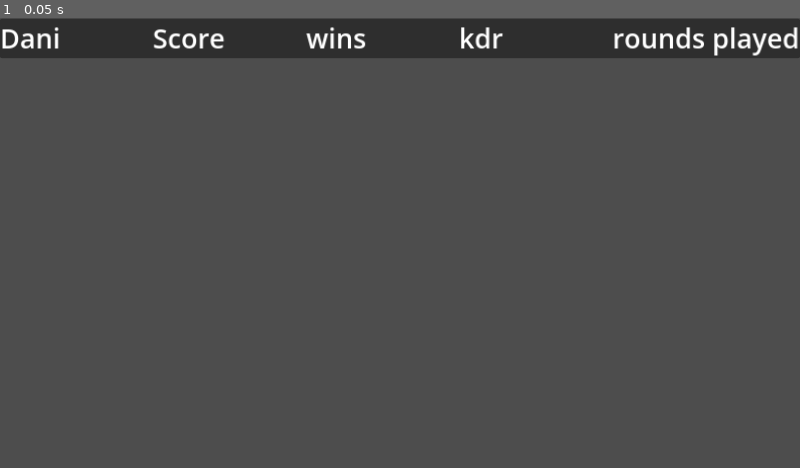
Above: before the commit, frame 1.
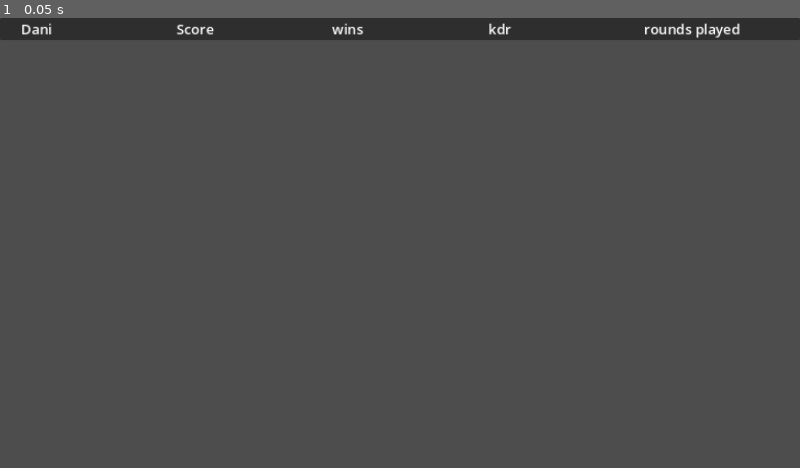
Above: after the commit, the same moment.

Repository: Deojee/project-sodalake
Game: Godot game, scene res://player_info_line.tscn
Two runs of this game, one before a commit and one after it. Both use one fixed random seed, a clock stepped at 60 frames per second and the inputs below. This scene is started directly instead of the project's main scene.
Inputs:
- Up to frame 1 (0.05 s): no input

The runs differ from the first frame. In frame 1, 4.7% of the frame differs, in the area x 0-100%, y 0-9%.

Commit message:
you can leave and join and create servers without restarting the application

Diff:
--- a/player_info_line.tscn
+++ b/player_info_line.tscn
@@ -3,7 +3,7 @@
 [ext_resource type="Script" path="res://player_info_line.gd" id="1_4bda0"]
 
 [sub_resource type="Theme" id="Theme_b5d2b"]
-default_font_size = 39
+default_font_size = 20
 HBoxContainer/constants/separation = 30
 
 [node name="PlayerInfoLine" type="Control"]
@@ -11,7 +11,7 @@
 anchors_preset = 15
 anchor_right = 1.0
 anchor_bottom = 1.0
-offset_bottom = -590.0
+offset_bottom = -616.0
 grow_horizontal = 2
 grow_vertical = 2
 size_flags_horizontal = 3
@@ -20,18 +20,18 @@
 
 [node name="PanelContainer" type="PanelContainer" parent="."]
 layout_mode = 1
-anchors_preset = 14
-anchor_top = 0.5
+anchors_preset = 15
 anchor_right = 1.0
-anchor_bottom = 0.5
-offset_top = -28.5
-offset_bottom = 28.5
+anchor_bottom = 1.0
 grow_horizontal = 2
 grow_vertical = 2
 
 [node name="HBoxContainer" type="HBoxContainer" parent="PanelContainer"]
 layout_mode = 2
 alignment = 1
+
+[node name="spacer" type="Control" parent="PanelContainer/HBoxContainer"]
+layout_mode = 2
 
 [node name="name" type="Label" parent="PanelContainer/HBoxContainer"]
 layout_mode = 2
@@ -58,3 +58,6 @@
 size_flags_horizontal = 3
 text = "rounds played
 "
+
+[node name="spacer2" type="Control" parent="PanelContainer/HBoxContainer"]
+layout_mode = 2
--- /dev/null
+++ b/scenes/pauseMenu.gd
@@ -0,0 +1,26 @@
+extends Control
+
+
+# Called when the node enters the scene tree for the first time.
+func _ready():
+	pass # Replace with function body.
+
+
+# Called every frame. 'delta' is the elapsed time since the previous frame.
+func _process(delta):
+
+	pass
+
+
+func _on_leave_lobby_pressed():
+
+	Globals.peer.close()
+
+	get_tree().change_scene_to_file("res://scenes/main_menu.tscn")
+
+	pass # Replace with function body.
+
+
+func _on_quit_game_pressed():
+	get_tree().quit()
+	pass # Replace with function body.
--- a/scenes/playerCamera.tscn
+++ b/scenes/playerCamera.tscn
@@ -1,8 +1,10 @@
-[gd_scene load_steps=4 format=3 uid="uid://cye1y4d8a5eio"]
+[gd_scene load_steps=6 format=3 uid="uid://cye1y4d8a5eio"]
 
 [ext_resource type="Script" path="res://scripts/Camera.gd" id="1_rdb27"]
 [ext_resource type="Script" path="res://scripts/DashCount.gd" id="2_w0uoa"]
 [ext_resource type="Texture2D" uid="uid://t5hdpblgtigt" path="res://textures/dashIcon.png" id="3_e1kwn"]
+[ext_resource type="PackedScene" uid="uid://cx2g7hae74hjh" path="res://player_info_line.tscn" id="4_fkiq2"]
+[ext_resource type="Script" path="res://scenes/pauseMenu.gd" id="4_hco2e"]
 
 [node name="Camera" type="Node2D"]
 script = ExtResource("1_rdb27")
@@ -97,24 +99,79 @@
 layout_mode = 2
 texture = ExtResource("3_e1kwn")
 
+[node name="pauseMenu" type="Control" parent="."]
+layout_mode = 3
+anchors_preset = 0
+offset_left = -752.0
+offset_top = -432.0
+offset_right = 875.0
+offset_bottom = 494.0
+script = ExtResource("4_hco2e")
+
+[node name="ColorRect" type="ColorRect" parent="pauseMenu"]
+layout_mode = 0
+offset_right = 1714.0
+offset_bottom = 979.0
+color = Color(0, 0, 0, 0.317647)
+
+[node name="Leave lobby" type="Button" parent="pauseMenu"]
+layout_mode = 0
+offset_left = 559.0
+offset_top = 185.0
+offset_right = 727.0
+offset_bottom = 223.0
+text = "Leave lobby"
+
+[node name="Quit game" type="Button" parent="pauseMenu"]
+layout_mode = 0
+offset_left = 806.0
+offset_top = 188.0
+offset_right = 974.0
+offset_bottom = 226.0
+text = "Quit"
+
 [node name="ScoreBoard" type="Control" parent="."]
 layout_mode = 3
 anchors_preset = 0
-offset_left = -229.0
-offset_top = -173.0
-offset_right = 233.0
-offset_bottom = 129.0
+offset_left = -288.0
+offset_top = -138.0
+offset_right = 362.0
+offset_bottom = 270.0
 
 [node name="ScoreBoardLabel" type="Label" parent="ScoreBoard"]
-offset_right = 205.0
-offset_bottom = 78.0
-text = "ScoreBoard:
-Player 1
-    KDR: 5.5 Wins: 6 losses:6"
+layout_mode = 0
+offset_left = 7.0
+offset_top = -46.0
+offset_right = 212.0
+offset_bottom = -20.0
+text = "ScoreBoard:"
 
-[node name="VBoxContainer" type="VBoxContainer" parent="ScoreBoard"]
-layout_mode = 0
-offset_right = 40.0
-offset_bottom = 40.0
+[node name="Panel" type="Panel" parent="ScoreBoard"]
+layout_mode = 1
+anchors_preset = 15
+anchor_right = 1.0
+anchor_bottom = 1.0
+grow_horizontal = 2
+grow_vertical = 2
+
+[node name="ScrollContainer" type="ScrollContainer" parent="ScoreBoard/Panel"]
+layout_mode = 1
+anchors_preset = 15
+anchor_right = 1.0
+anchor_bottom = 1.0
+grow_horizontal = 2
+grow_vertical = 2
+horizontal_scroll_mode = 0
+vertical_scroll_mode = 2
+
+[node name="VBoxContainer" type="VBoxContainer" parent="ScoreBoard/Panel/ScrollContainer"]
+layout_mode = 2
+size_flags_horizontal = 3
+
+[node name="PlayerInfoLine" parent="ScoreBoard/Panel/ScrollContainer/VBoxContainer" instance=ExtResource("4_fkiq2")]
+custom_minimum_size = Vector2(0, 30)
+layout_mode = 2
 
 [connection signal="toggled" from="CheckBox" to="." method="_on_check_box_toggled"]
+[connection signal="pressed" from="pauseMenu/Leave lobby" to="pauseMenu" method="_on_leave_lobby_pressed"]
+[connection signal="pressed" from="pauseMenu/Quit game" to="pauseMenu" method="_on_quit_game_pressed"]
--- a/scripts/Camera.gd
+++ b/scripts/Camera.gd
@@ -13,6 +13,8 @@
 
 
 func _process(delta):
+
+
 
 	$Health.value = Globals.playerHealth
 	$Health.max_value = Globals.maxPlayerHealth
--- a/scripts/DashCount.gd
+++ b/scripts/DashCount.gd
@@ -62,7 +62,7 @@
 	pass
 
 func appear(node):
-	print(node.visible)
+	#print(node.visible)
 	var tween = get_tree().create_tween()
 
 	#node.visible = true
--- a/scripts/cursor.gd
+++ b/scripts/cursor.gd
@@ -14,6 +14,9 @@
 	pass
 
 func _physics_process(delta):
+
+	if Input.mouse_mode == Input.MOUSE_MODE_VISIBLE:
+		visible = false;
 
 	position = get_global_mouse_position()
 
--- a/scripts/main_menu.gd
+++ b/scripts/main_menu.gd
@@ -6,6 +6,8 @@
 
 # Called when the node enters the scene tree for the first time.
 func _ready():
+	Input.mouse_mode = Input.MOUSE_MODE_VISIBLE
+
 	port = $port.value
 
 	match OS.get_name():
@@ -32,8 +34,10 @@
 
 	if nameIsValid():
 		$Host.disabled = false
+		$Client.disabled = false
 	else:
 		$Host.disabled = true
+		$Client.disabled = true
 
 	var playerName = $nameTag.text
 
@@ -42,7 +46,7 @@
 
 	if censoredName != $nameTag.text:
 		$nameTag.text = censoredName
-	Globals.nameTag = censoredName
+
 
 	pass
 
@@ -68,7 +72,13 @@
 
 	get_tree().change_scene_to_packed(gameScene)
 
+	Globals.multiplayerId = 1
+
 	Globals.is_server = true
+
+	var playerName = $nameTag.text
+	var censoredName = censorSwears(playerName)
+	Globals.nameTag = censoredName
 
 	pass # Replace with function body.
 
@@ -86,7 +96,11 @@
 
 	$awaiting.text = "Awaiting connection on port " + str(port) + " at " + $address.text
 
-	$Client.disabled = true
+	#$Client.disabled = true
+
+	var playerName = $nameTag.text
+	var censoredName = censorSwears(playerName)
+	Globals.nameTag = censoredName
 
 
 func nameIsValid():
--- a/scripts/world.gd
+++ b/scripts/world.gd
@@ -12,6 +12,8 @@
 	Globals.world = self
 	multiplayer.connected_to_server.connect(connectedToServer)
 	multiplayer.connection_failed.connect(failedToConnect)
+	if !Globals.is_server:
+		multiplayer.server_disconnected.connect(serverDisconnected)
 
 	if multiplayer.is_server():
 		multiplayer.peer_connected.connect(add_avatar)
@@ -39,6 +41,14 @@
 
 
 func _process(delta):
+
+	if !Globals.is_server:
+		var peer : ENetMultiplayerPeer = Globals.peer
+
+		if false: # !peer.connectedToServer():
+			Globals.peer.close()
+
+			get_tree().change_scene_to_file("res://scenes/main_menu.tscn")
 
 	var livingPlayers = 0
 	var totalPlayers = 0
@@ -105,7 +115,9 @@
 	print("connected!")
 func failedToConnect():
 	print("failed")
-
+func serverDisconnected():
+	Globals.peer.close()
+	get_tree().change_scene_to_file("res://scenes/main_menu.tscn")
 
 
 func exit_game(id):
